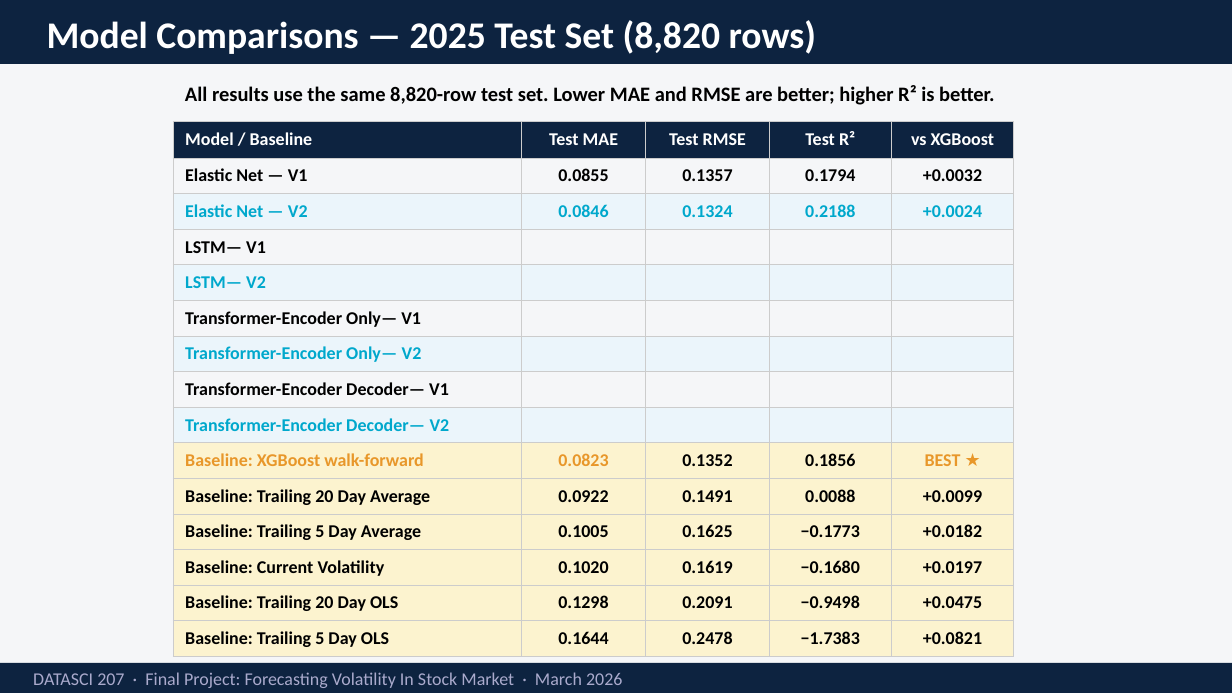
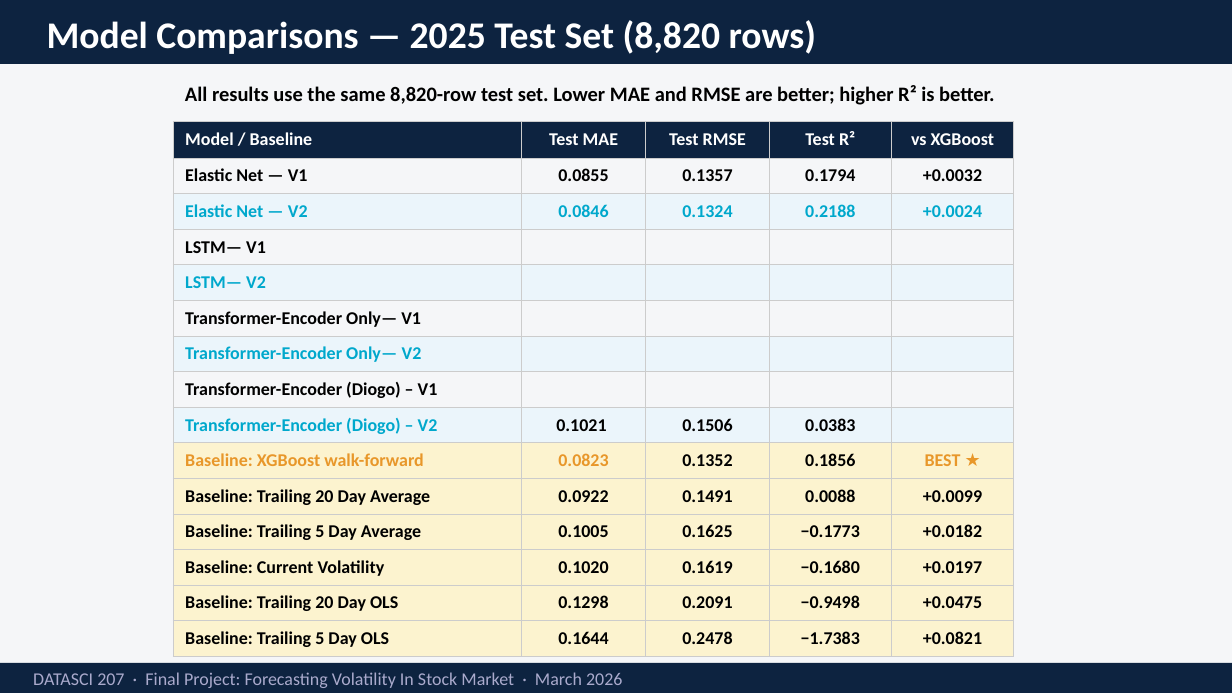
Before and after one commit to geniuscare247/Greed-and-Fear, a slide deck: slide 21 of slides/Forecasting Volatility In Stock Market.pptx. Drawn at 1232x693 pixels with LibreOffice and Linux fonts; fonts in the diff are those of the drawing. Boxes give left, top, right and bottom in pixels: in the first picture for what was removed or moved away, otherwise in the second. Text is boxed around its words. In the diff, an @@ line names an element or a change of style, - is before the commit and + after.

```diff
--- a/slides/Forecasting Volatility In Stock Market.pptx
+++ b/slides/Forecasting Volatility In Stock Market.pptx
@@ table at bbox=[173, 121, 1014, 656] @@
-row 8, column 1: Transformer-Encoder Decoder— V1
+row 8, column 1: Transformer-Encoder (Diogo) – V1
-row 9: Transformer-Encoder Decoder— V2 |  |  |  | 
+row 9: Transformer-Encoder (Diogo) – V2 | 0.1021 | 0.1506 | 0.0383 | 
```
Also in this commit, not shown: 3 other slides changed, 1 slide added, 1 slide removed.
